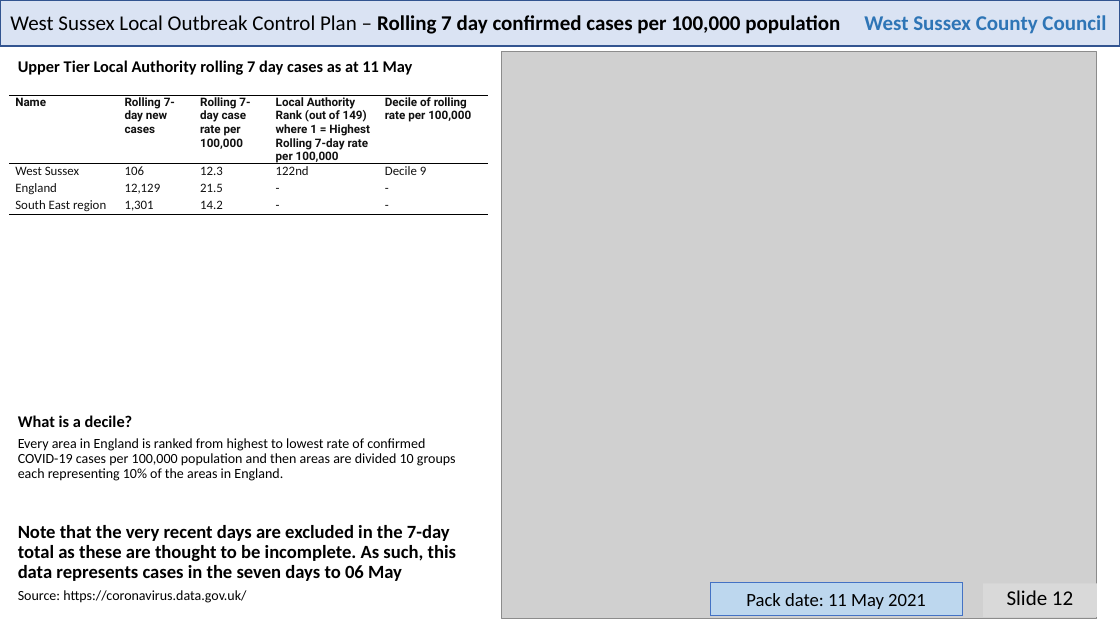
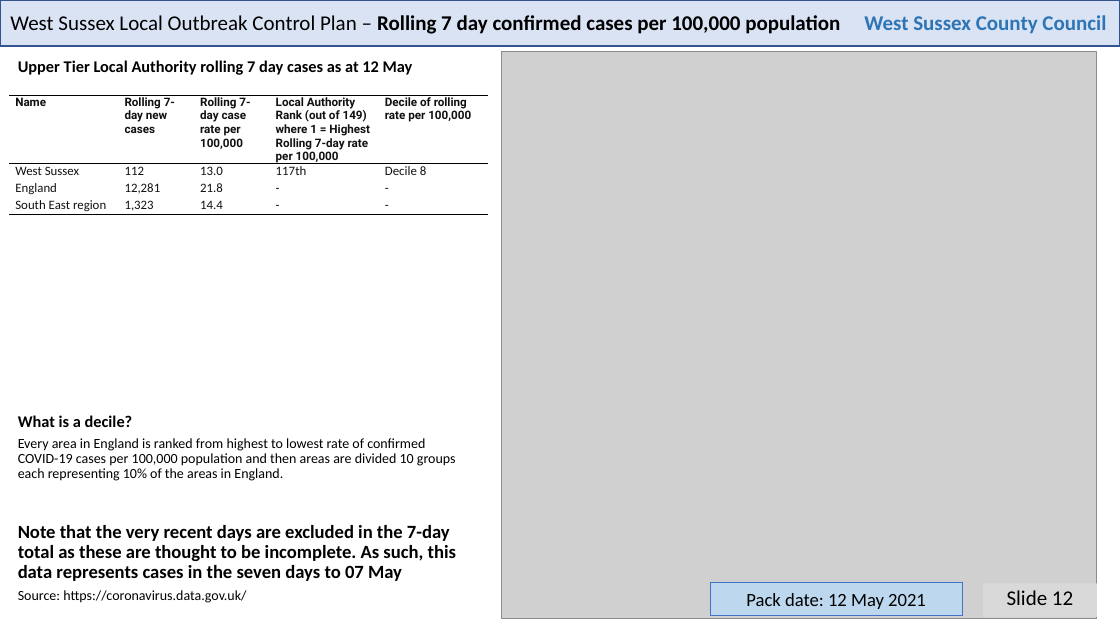
Before and after one commit to psychty/wsx_covid_datapack_public, a slide deck: slide 12 of Latest_West_Sussex_C19_slide_deck.pptx. Drawn at 1120x630 pixels with LibreOffice and Linux fonts; fonts in the diff are those of the drawing; grey boxes stand for pictures. Boxes give left, top, right and bottom in pixels: in the first picture for what was removed or moved away, otherwise in the second. Text is boxed around its words. In the diff, an @@ line names an element or a change of style, - is before the commit and + after.

```diff
--- a/Latest_West_Sussex_C19_slide_deck.pptx
+++ b/Latest_West_Sussex_C19_slide_deck.pptx
@@ text at box(18, 60, 413, 75): text changed @@
-Upper Tier Local Authority rolling 7 day cases as at 11 May
+Upper Tier Local Authority rolling 7 day cases as at 12 May
@@ table at box(9, 96, 488, 329) @@
-row 2: West Sussex | 106 | 12.3 | 122nd | Decile 9
+row 2: West Sussex | 112 | 13.0 | 117th | Decile 8
-row 3, column 2: 12,129
+row 3, column 2: 12,281
-row 3, column 3: 21.5
+row 3, column 3: 21.8
-row 4, column 2: 1,301
+row 4, column 2: 1,323
-row 4, column 3: 14.2
+row 4, column 3: 14.4
@@ text at box(18, 525, 456, 581): text changed @@
-Note that the very recent days are excluded in the 7-day total as these are thought to be incomplete. As such, this data represents cases in the seven days to 06 May
+Note that the very recent days are excluded in the 7-day total as these are thought to be incomplete. As such, this data represents cases in the seven days to 07 May
@@ text in rectangle at box(746, 593, 926, 609): text changed @@
-Pack date: 11 May 2021
+Pack date: 12 May 2021
```
Also in this commit, not shown: 21 other slides changed, 51 other files.
